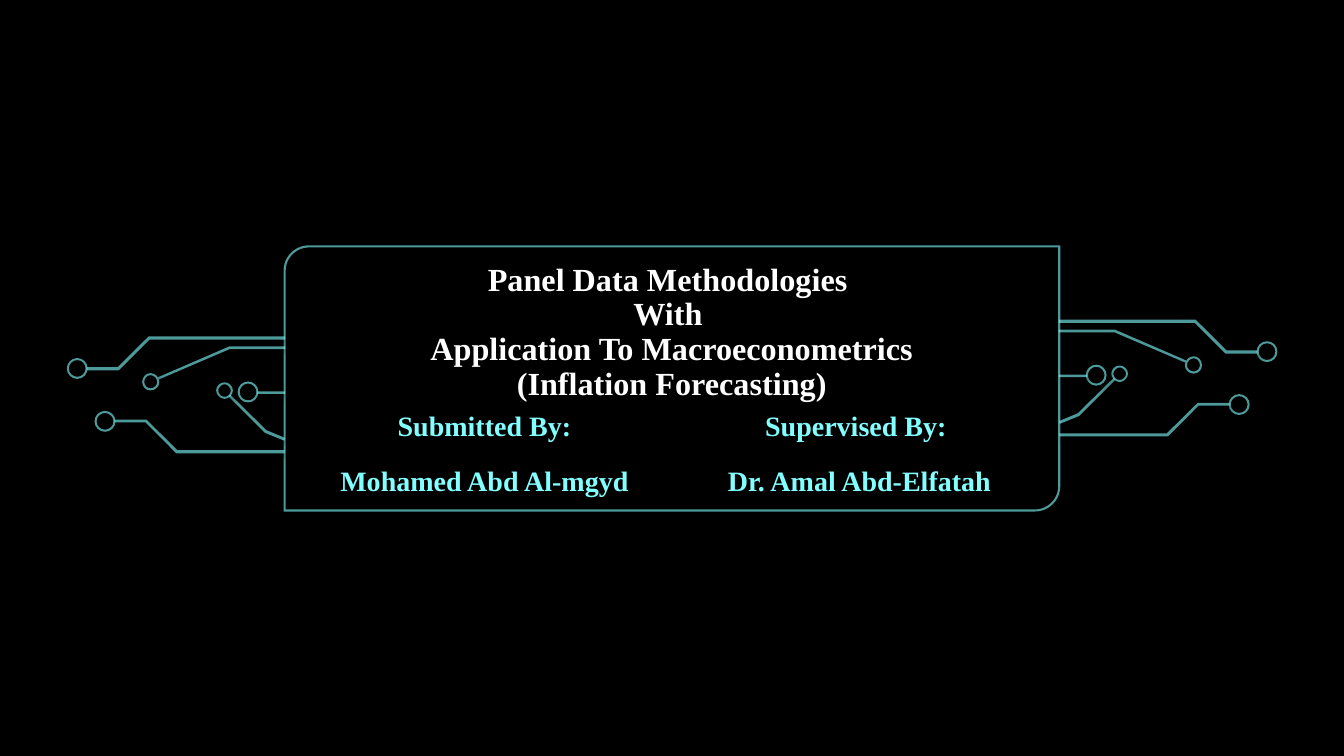
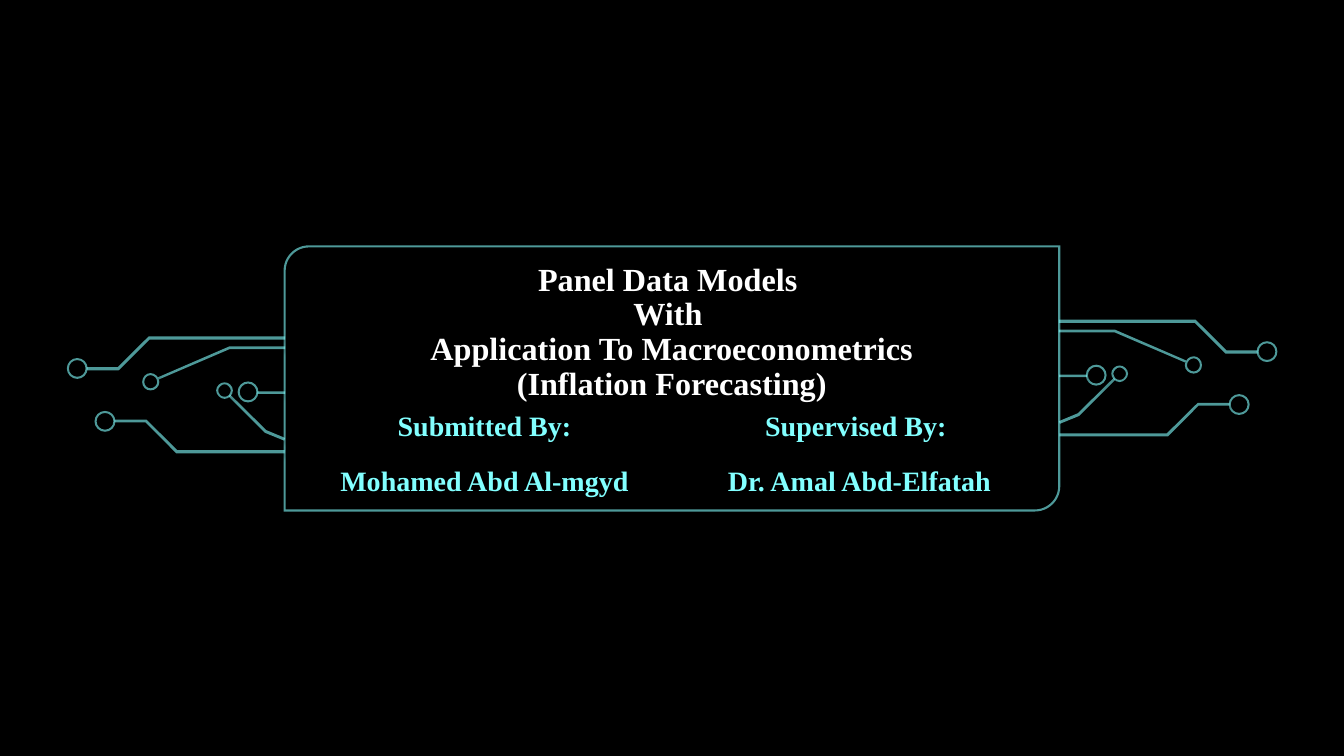
Before and after one commit to MohamedataS/Inflation-Forecasting-PanelModels, a slide deck: slide 1 of 07-Report/Presentation.pptx. Drawn at 1344x756 pixels with LibreOffice and Linux fonts; fonts in the diff are those of the drawing; background and template pictures are left out. Boxes give left, top, right and bottom in pixels: in the first picture for what was removed or moved away, otherwise in the second. Text is boxed around its words. In the diff, an @@ line names an element or a change of style, - is before the commit and + after.

```diff
--- a/07-Report/Presentation.pptx
+++ b/07-Report/Presentation.pptx
@@ title at (x1=430, y1=268, x2=913, y2=402): text changed @@
-Panel Data Methodologies
-With
-Application To Macroeconometrics
-(Inflation Forecasting)
+Panel Data Models
+With
+Application To Macroeconometrics
+(Inflation Forecasting)
```
Also in this commit, not shown: 7 other files.
